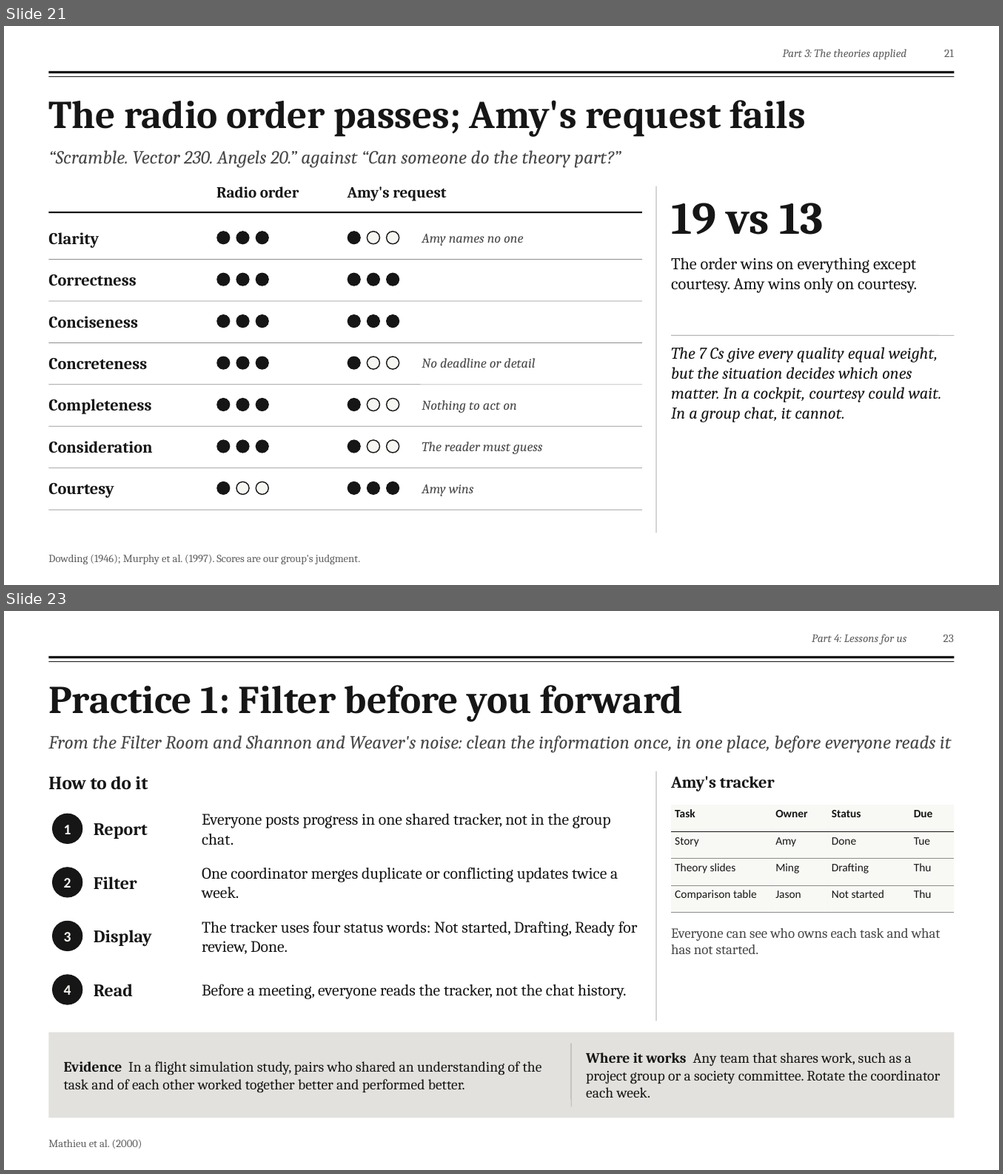
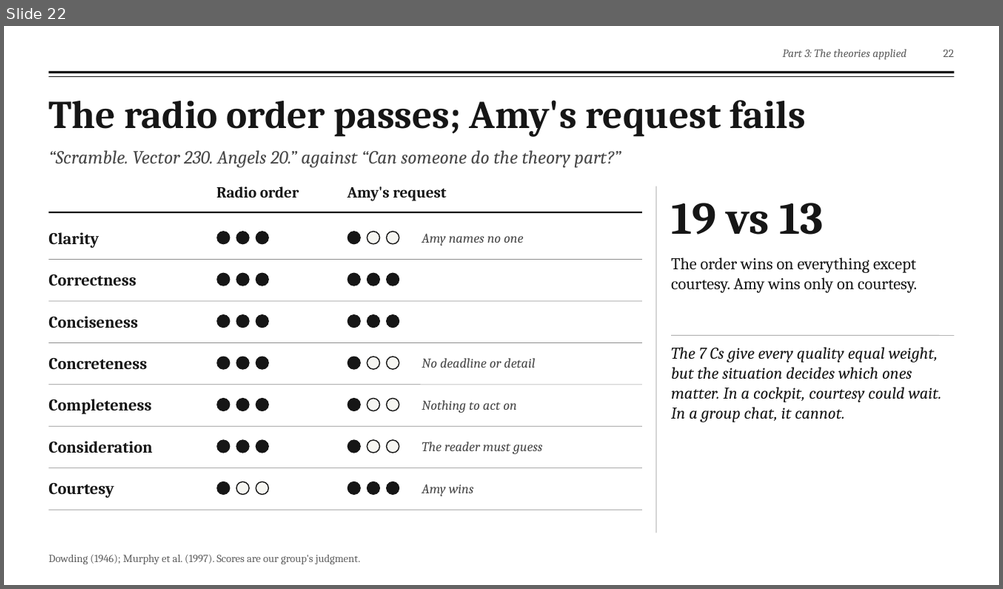
Before and after one commit to fengyiqicoder/fumadocs, a slide deck: dowding-presentation/Dowding_Effective_Communication.pptx. Shown one above the other, each under a label of ours: slides 21 and 23 before the commit, slide 22 after it; the slides between them are not shown. The pictures are 1003x1174 and 1003x589 pixels, drawn with LibreOffice and Linux fonts; fonts in the diff are those of the drawing; background and template pictures are left out. Boxes give left, top, right and bottom in pixels: in the first picture for what was removed or moved away, otherwise in the second. Text is boxed around its words. In the diff, an @@ line names an element or a change of style, - is before the commit and + after.

```diff
--- a/dowding-presentation/Dowding_Effective_Communication.pptx
+++ b/dowding-presentation/Dowding_Effective_Communication.pptx
@@ slide 23 removed at [4, 611, 999, 1170], background picture (left out); not listed: 2 template elements that a slide beside it also shows @@
@@ text removed at [811, 634, 907, 644] @@
-Part 4: Lessons for us
@@ page number removed at [943, 634, 953, 642] @@
-23
@@ text removed at [48, 685, 682, 721] @@
-Practice 1: Filter before you forward
@@ text removed at [48, 735, 950, 753] @@
-From the Filter Room and Shannon and Weaver's noise: clean the information once, in one place, before everyone reads it
@@ text removed at [48, 776, 148, 789] @@
-How to do it
@@ line removed from (656, 772) to (656, 1022) @@
@@ text removed at [671, 776, 774, 792] @@
-Amy's tracker
@@ table removed at [671, 805, 954, 903], 4 rows, 4 columns @@
-Task | Owner | Status | Due
-Story | Amy | Done | Tue
-Theory slides | Ming | Drafting | Thu
-Comparison table | Jason | Not started | Thu
@@ ellipse removed at [53, 814, 82, 844] @@
@@ text removed at [64, 825, 71, 834] @@
-1
@@ text removed at [94, 823, 148, 839] @@
-Report
@@ text removed at [202, 814, 611, 846] @@
-Everyone posts progress in one shared tracker, not in the group chat.
@@ ellipse removed at [53, 868, 82, 897] @@
@@ text removed at [94, 877, 137, 889] @@
-Filter
@@ text removed at [202, 867, 617, 898] @@
-One coordinator merges duplicate or conflicting updates twice a week.
@@ text removed at [64, 878, 71, 888] @@
-2
@@ ellipse removed at [53, 921, 82, 951] @@
@@ text removed at [202, 921, 637, 954] @@
-The tracker uses four status words: Not started, Drafting, Ready for review, Done.
@@ text removed at [64, 932, 71, 942] @@
-3
@@ text removed at [94, 930, 152, 947] @@
-Display
@@ text removed at [671, 928, 940, 954] @@
-Everyone can see who owns each task and what has not started.
@@ ellipse removed at [53, 975, 82, 1005] @@
@@ text removed at [64, 985, 71, 995] @@
-4
@@ text removed at [94, 984, 133, 997] @@
-Read
@@ text removed at [202, 984, 626, 999] @@
-Before a meeting, everyone reads the tracker, not the chat history.
@@ rectangle removed at [48, 1033, 954, 1119] @@
@@ line removed from (571, 1044) to (571, 1107) @@
@@ text removed at [586, 1053, 940, 1098] @@
-Where it works Any team that shares work, such as a project group or a society committee. Rotate the coordinator each week.
@@ text removed at [64, 1062, 542, 1093] @@
-Evidence In a flight simulation study, pairs who shared an understanding of the task and of each other worked together better and performed better.
@@ text removed at [48, 1140, 142, 1149] @@
-Mathieu et al. (2000)
@@ what was slide 21 is now slide 22 @@
@@ page number at [943, 49, 954, 57]: text changed @@
-21
+22
```
Also in this commit, not shown: 8 slides changed, 2 slides added, 2 other files.
